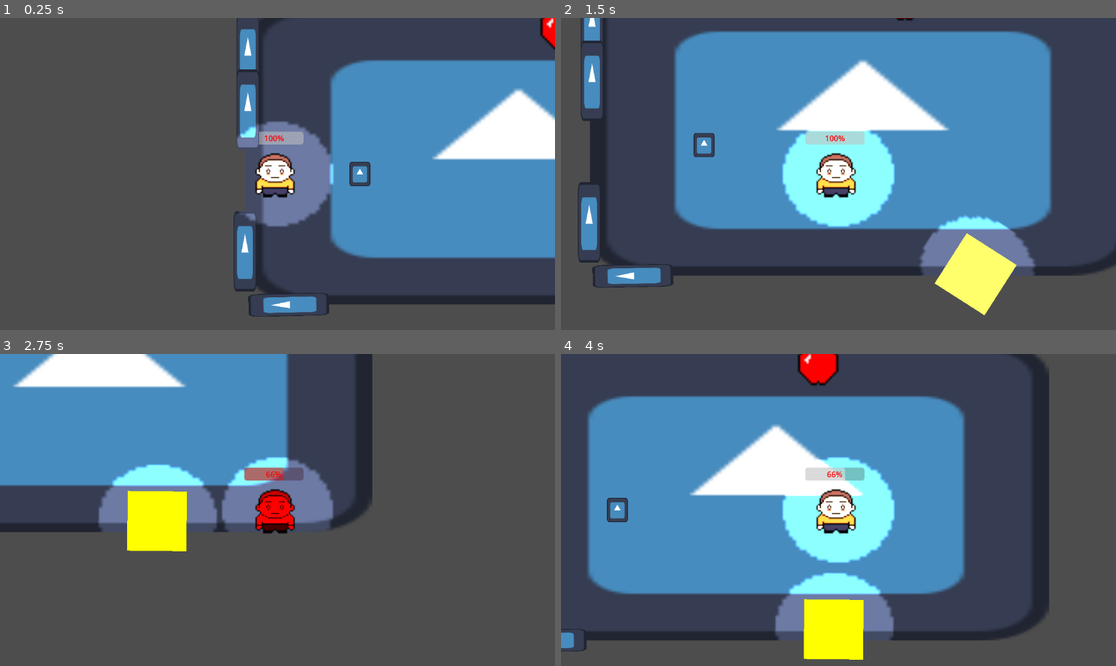
Above: before the commit, frames 1-4 (two rows, left to right).
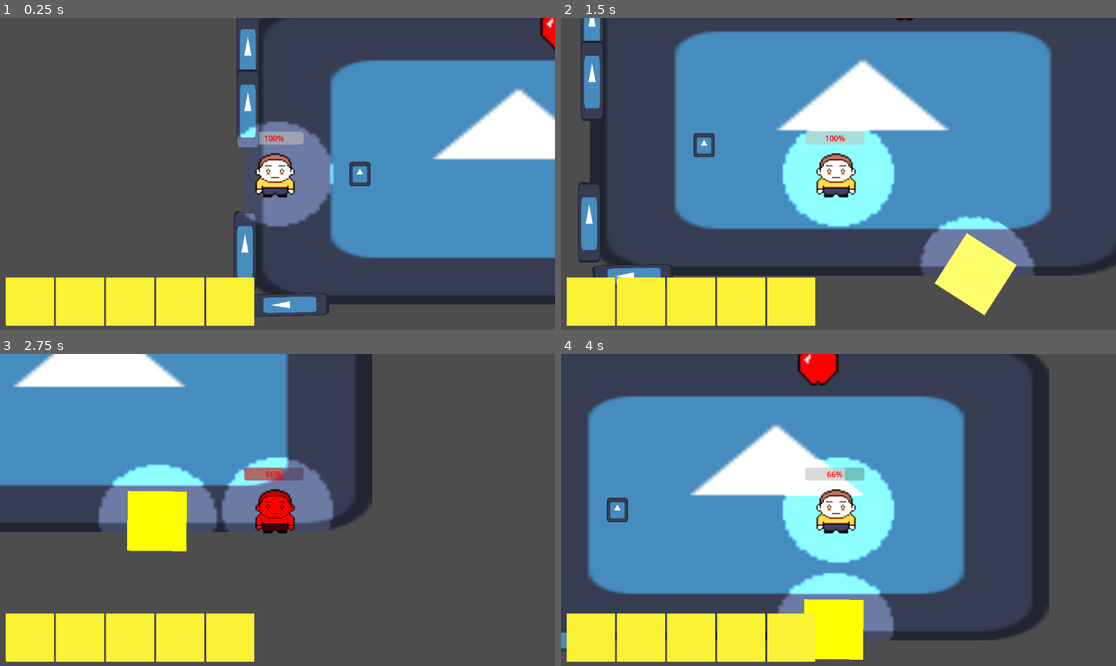
Above: after the commit, the same moments.

Repository: bryanmejiapalma/The-Matrix-Studio
Game: Godot game, scene res://game.tscn
The game is run twice, just before and just after one commit, with the same random seed, the same clock (stepped at 60 frames per second) and the same inputs. This scene is started directly instead of the project's main scene. The engine's default icon, where the game draws it, is replaced by a stand-in: a white triangle on a blue panel in a dark square.
Inputs (mouse positions are in pixels of both pictures, inside the frame that each line leads up to):
- Up to frame 1 (0.25 s): no input
- Up to frame 2 (1.5 s): tap Enter at 0.5 s; move the mouse to (960, 158) at 0.52 s; hold D (ui_right) 0.53-1.28 s; hold Shift (boost) 0.53-1.28 s; click (960, 158) at 0.67 s; move the mouse to (727, 189) at 1.27 s; hold S (ui_down) from 1.28 s (still down); tap E (interact) at 1.35 s
- Up to frame 3 (2.75 s): move the mouse to (333, 441) at 2.02 s; release S (ui_down) at 2.03 s; hold D (ui_right) from 2.03 s (still down); hold Shift (boost) from 2.03 s (still down)
- Up to frame 4 (4 s): move the mouse to (810, 572) at 2.77 s; release D (ui_right) at 2.78 s; release Shift (boost) at 2.78 s; hold W (ui_up) 2.78-3.53 s; tap E (interact) at 2.85 s; click (810, 572) at 2.92 s; move the mouse to (1005, 556) at 3.52 s; hold A (ui_left) from 3.53 s (still down); hold Shift (boost) from 3.53 s (still down)

The runs differ from the first frame. In frame 1, 6.8% of the frame differs, in the area x 1-46%, y 83-99%; in frame 2, 6.8%; in frame 3, 6.8%; in frame 4, 6.8%.

Commit message:
inventory stuck

Diff:
--- a/game.tscn
+++ b/game.tscn
@@ -8,6 +8,7 @@
 [ext_resource type="PackedScene" uid="uid://de4kmcsnttwa0" path="res://enemy.tscn" id="6_eow3j"]
 [ext_resource type="PackedScene" uid="uid://tveac6mrpxec" path="res://baseball_bat.tscn" id="6_ryrav"]
 [ext_resource type="Texture2D" uid="uid://yluuq3nrjxvf" path="res://Sprite-0001.png" id="8_j5wjh"]
+[ext_resource type="PackedScene" uid="uid://b3cxq6uhoyp4x" path="res://main.tscn" id="9_vef74"]
 
 [node name="Game" type="Node2D"]
 script = ExtResource("1_eow3j")
@@ -55,3 +56,5 @@
 z_index = -100
 scale = Vector2(2048, 2048)
 texture = ExtResource("8_j5wjh")
+
+[node name="main" parent="." instance=ExtResource("9_vef74")]
--- /dev/null
+++ b/inventory.gd
@@ -0,0 +1,12 @@
+extends Control
+
+var slots = []
+
+func _ready():
+	slots = $Slots.get_children()
+
+func add_item(texture):
+	for slot in slots:
+		if slot.texture == null:
+			slot.texture = texture
+			return
--- /dev/null
+++ b/main.tscn
@@ -0,0 +1,47 @@
+[gd_scene load_steps=3 format=3 uid="uid://b3cxq6uhoyp4x"]
+
+[ext_resource type="Script" uid="uid://c15mouaw22jo2" path="res://inventory.gd" id="1_0xm2m"]
+[ext_resource type="Texture2D" uid="uid://yluuq3nrjxvf" path="res://Sprite-0001.png" id="2_h2yge"]
+
+[node name="main" type="Node2D"]
+
+[node name="CanvasLayer" type="CanvasLayer" parent="."]
+
+[node name="Inventory" type="Control" parent="CanvasLayer"]
+layout_mode = 3
+anchors_preset = 0
+offset_right = 40.0
+offset_bottom = 40.0
+script = ExtResource("1_0xm2m")
+
+[node name="Slots" type="HBoxContainer" parent="CanvasLayer/Inventory"]
+layout_mode = 0
+offset_left = 12.0
+offset_top = 539.0
+offset_right = 528.0
+offset_bottom = 639.0
+
+[node name="Slot1" type="TextureRect" parent="CanvasLayer/Inventory/Slots"]
+custom_minimum_size = Vector2(64, 64)
+layout_mode = 2
+texture = ExtResource("2_h2yge")
+
+[node name="Slot2" type="TextureRect" parent="CanvasLayer/Inventory/Slots"]
+custom_minimum_size = Vector2(64, 64)
+layout_mode = 2
+texture = ExtResource("2_h2yge")
+
+[node name="Slot3" type="TextureRect" parent="CanvasLayer/Inventory/Slots"]
+custom_minimum_size = Vector2(64, 64)
+layout_mode = 2
+texture = ExtResource("2_h2yge")
+
+[node name="Slot4" type="TextureRect" parent="CanvasLayer/Inventory/Slots"]
+custom_minimum_size = Vector2(64, 64)
+layout_mode = 2
+texture = ExtResource("2_h2yge")
+
+[node name="Slot5" type="TextureRect" parent="CanvasLayer/Inventory/Slots"]
+custom_minimum_size = Vector2(64, 64)
+layout_mode = 2
+texture = ExtResource("2_h2yge")
Not shown: 1 places in game.tscn that only renumber resources
Not shown, added: inventory.gd.uid
